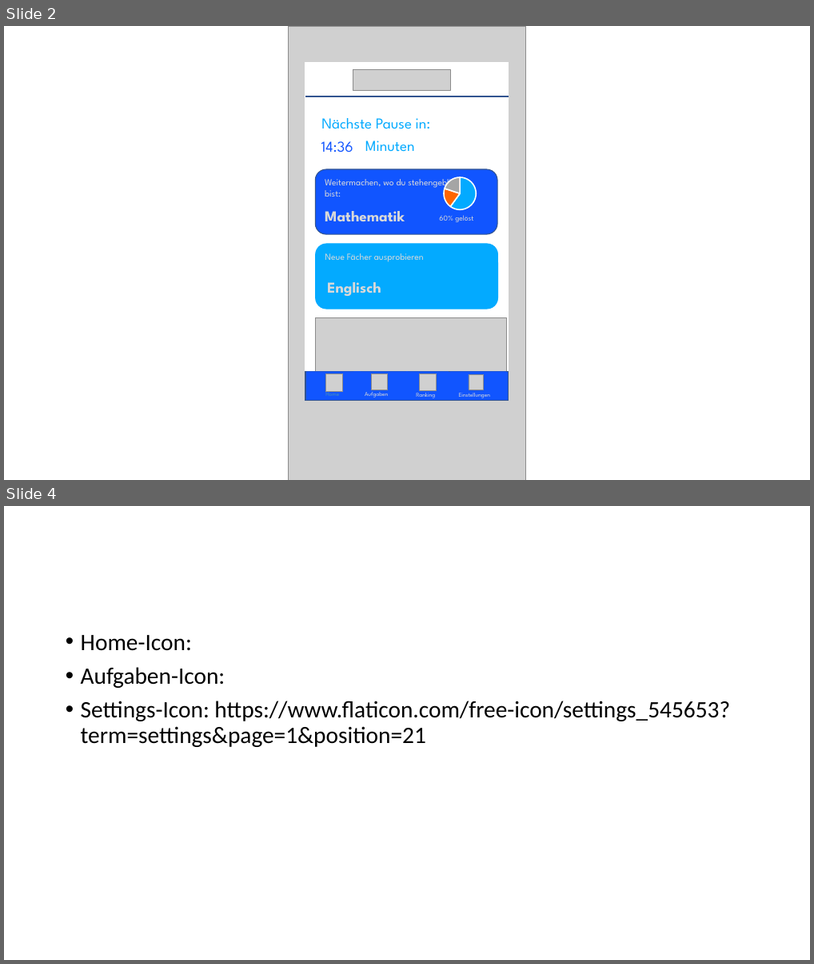
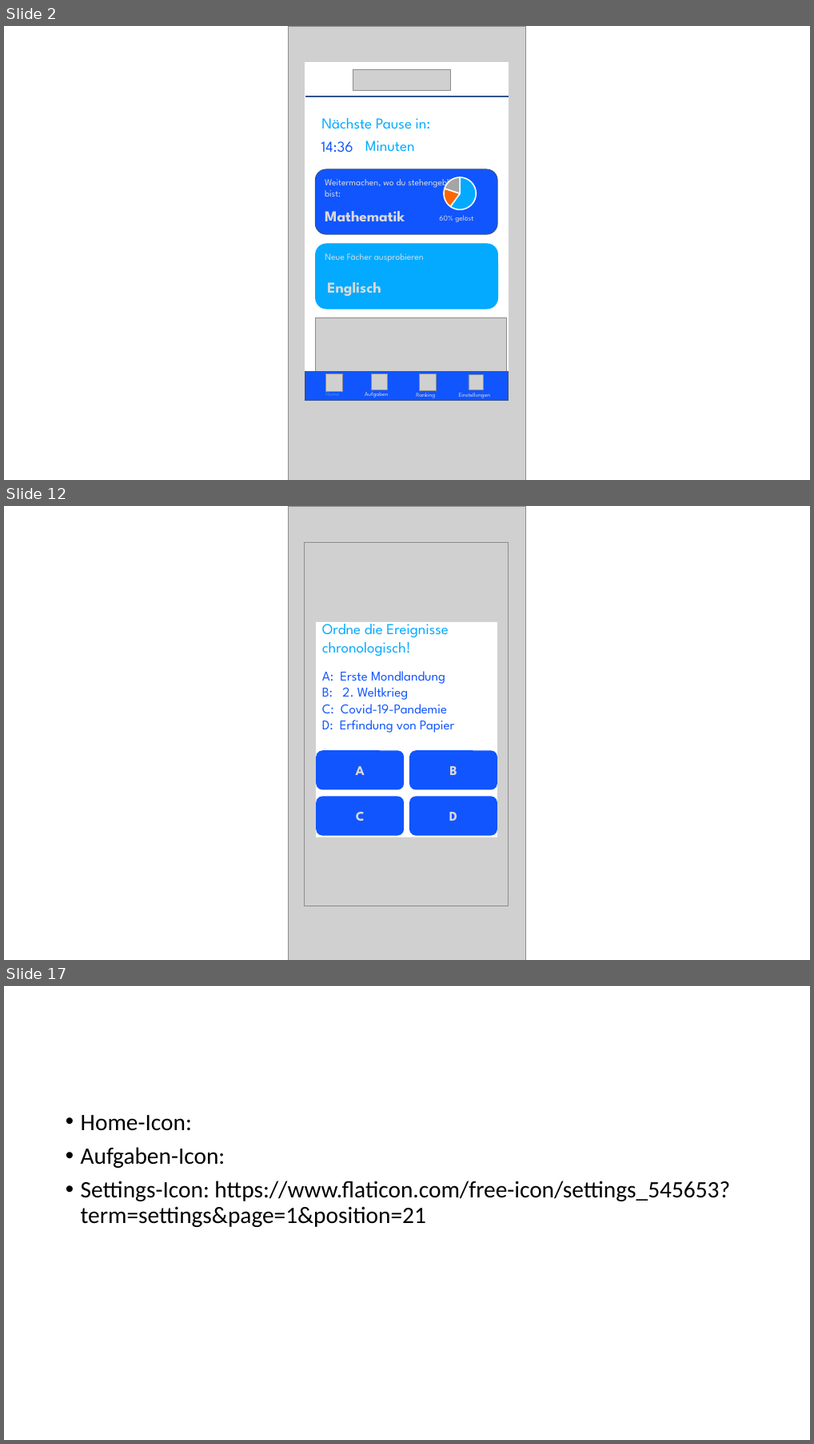
Before and after one commit to nedim-jukic/ma-2020, a slide deck: PowerPoint-Mockup.pptx. Shown one above the other, each under a label of ours: slides 2 and 4 before the commit, slides 2, 12 and 17 after it; the slides between them are not shown. The pictures are 814x964 and 814x1444 pixels, drawn with LibreOffice and Linux fonts; fonts in the diff are those of the drawing; grey boxes stand for pictures. Boxes give left, top, right and bottom in pixels: in the first picture for what was removed or moved away, otherwise in the second. Text is boxed around its words. In the diff, an @@ line names an element or a change of style, - is before the commit and + after.

```diff
--- a/PowerPoint-Mockup.pptx
+++ b/PowerPoint-Mockup.pptx
@@ slide 12 added at box(4, 506, 810, 960), background #FFFFFF @@
@@ picture added at box(288, 506, 526, 960) @@
@@ picture added at box(304, 542, 509, 906) @@
@@ rectangle added at box(316, 622, 498, 837), fill #FFFFFF @@
@@ text added at box(322, 619, 448, 656), 18 pt, text #03AAFF @@
+Ordne die Ereignisse chronologisch!
@@ text added at box(322, 671, 454, 732), 16 pt, text #1155FF @@
+A: Erste Mondlandung
+B: 2. Weltkrieg
+C: Covid-19-Pandemie
+D: Erfindung von Papier
@@ rounded rectangle added at box(316, 751, 405, 790), fill #1155FF, 16 pt, text #D9D9D9, bold @@
+A
@@ rounded rectangle added at box(410, 751, 498, 790), fill #1155FF, 16 pt, text #D9D9D9, bold @@
+B
@@ rounded rectangle added at box(316, 796, 405, 835), fill #1155FF, 16 pt, text #D9D9D9, bold @@
+C
@@ rounded rectangle added at box(410, 796, 498, 835), fill #1155FF, 16 pt, text #D9D9D9, bold @@
+D
@@ what was slide 4 is now slide 17 @@
```
Also in this commit, not shown: 1 slide changed, 12 other slides added.
